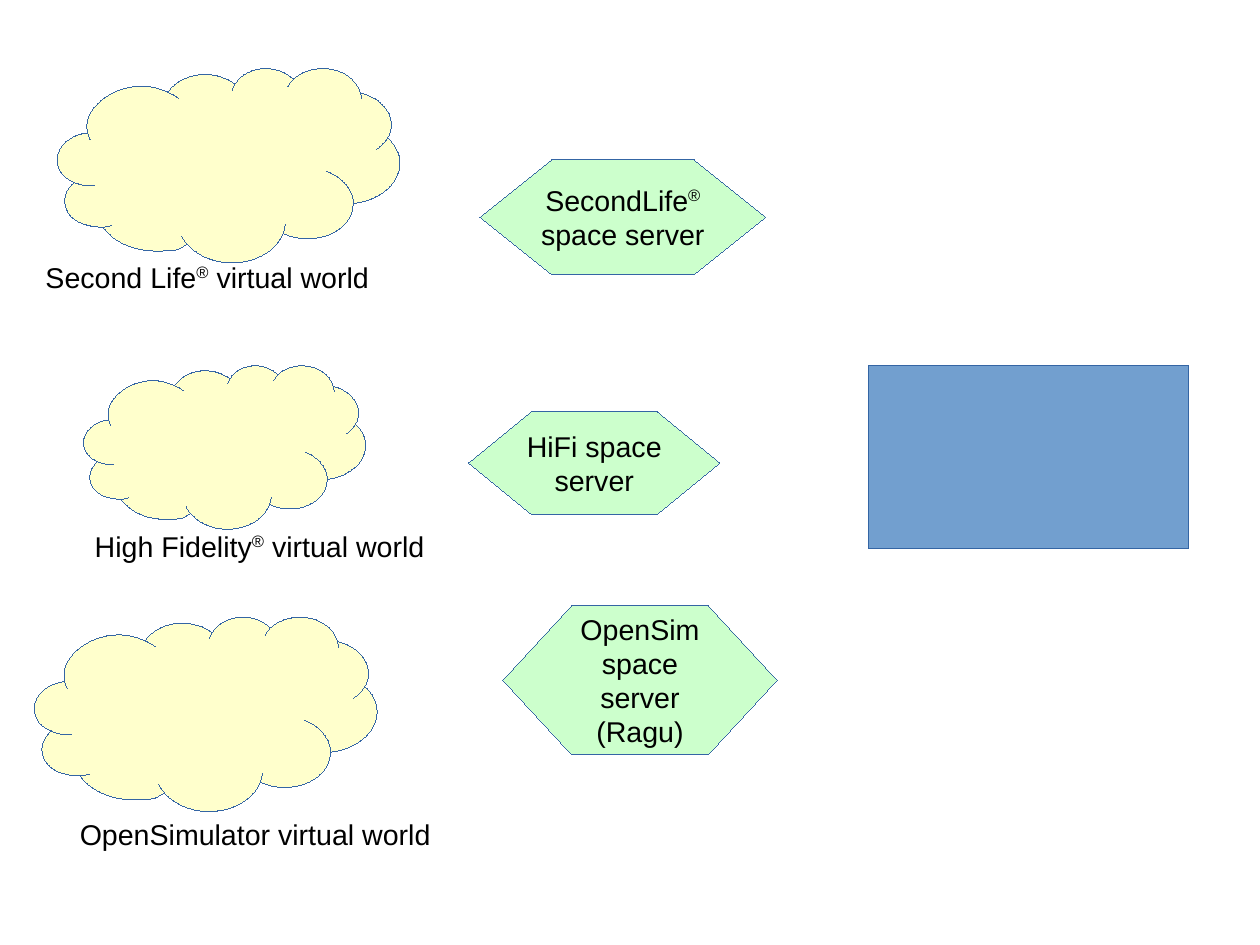
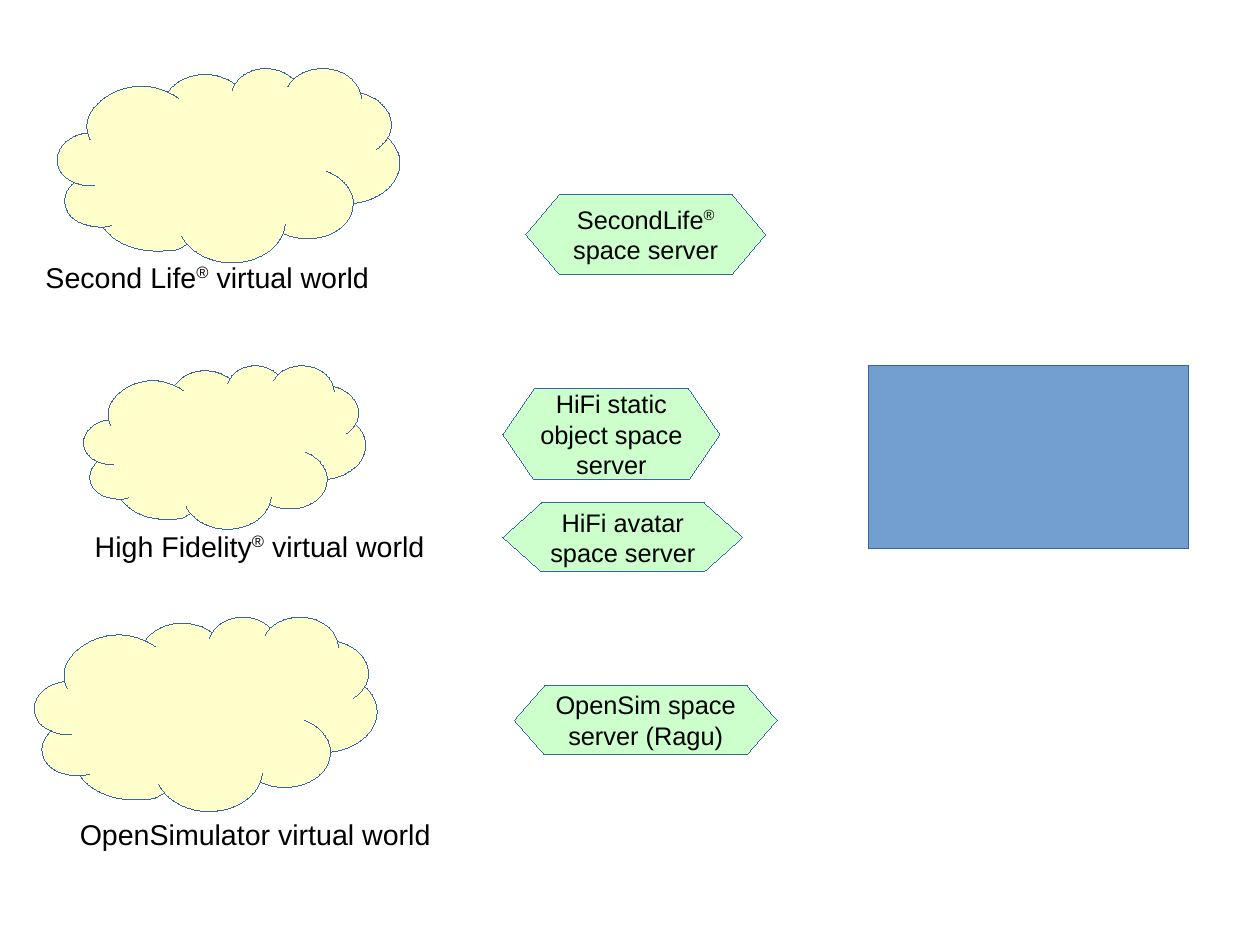
Before and after one commit to Misterblue/misterblue.github.io, a slide deck: slide 2 of programming/herbal/_herbalArtwork.odp. Drawn at 1260x945 pixels with LibreOffice and Linux fonts; fonts in the diff are those of the drawing. Boxes give left, top, right and bottom in pixels: in the first picture for what was removed or moved away, otherwise in the second. Text is boxed around its words. In the diff, an @@ line names an element or a change of style, - is before the commit and + after.

```diff
--- a/programming/herbal/_herbalArtwork.odp
+++ b/programming/herbal/_herbalArtwork.odp
@@ hexagon "SecondLife® space server" resized from (x1=480, y1=160, x2=766, y2=274) to (x1=526, y1=194, x2=766, y2=274) @@
@@ hexagon "SecondLife® space server" at (x1=526, y1=194, x2=766, y2=274): size 18 to 16 pt; proportions changed @@
@@ hexagon "HiFi static object space server" resized from (x1=469, y1=412, x2=720, y2=515) to (x1=503, y1=389, x2=720, y2=480) @@
@@ hexagon "HiFi static object space server" at (x1=503, y1=389, x2=720, y2=480): proportions changed @@
@@ text in hexagon at (x1=540, y1=394, x2=683, y2=480): text changed; size 18 to 16 pt @@
-HiFi space server
+HiFi static object space server
@@ hexagon added at (x1=503, y1=503, x2=743, y2=572), fill #CCFFCC, outline #3465A4 0 pt, 16 pt, text #000000 @@
+HiFi avatar space server
@@ hexagon "OpenSim space server (Ragu)" at (x1=515, y1=686, x2=777, y2=755): size 18 to 16 pt; proportions changed @@
@@ hexagon "OpenSim space server (Ragu)" resized from (x1=503, y1=606, x2=777, y2=755) to (x1=515, y1=686, x2=777, y2=755) @@
```
Also in this commit, not shown: 1 slide added, 1 other file.
